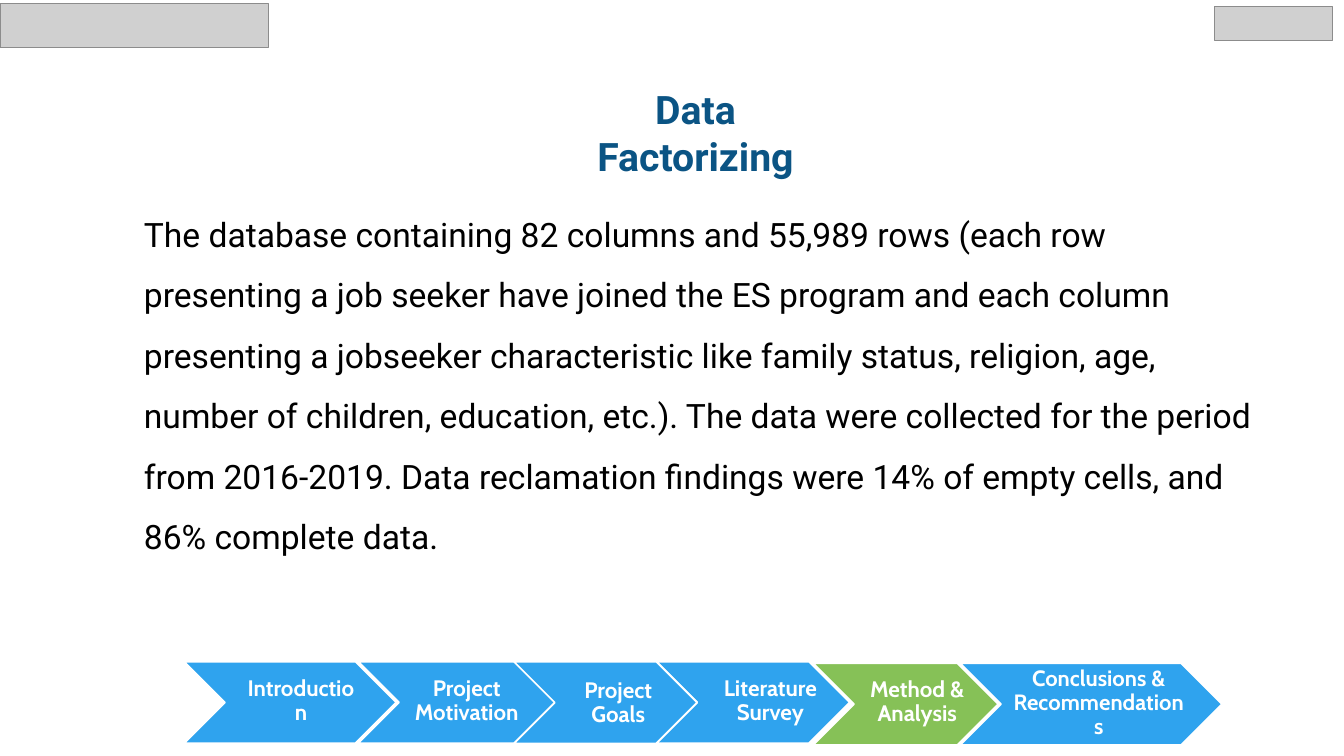
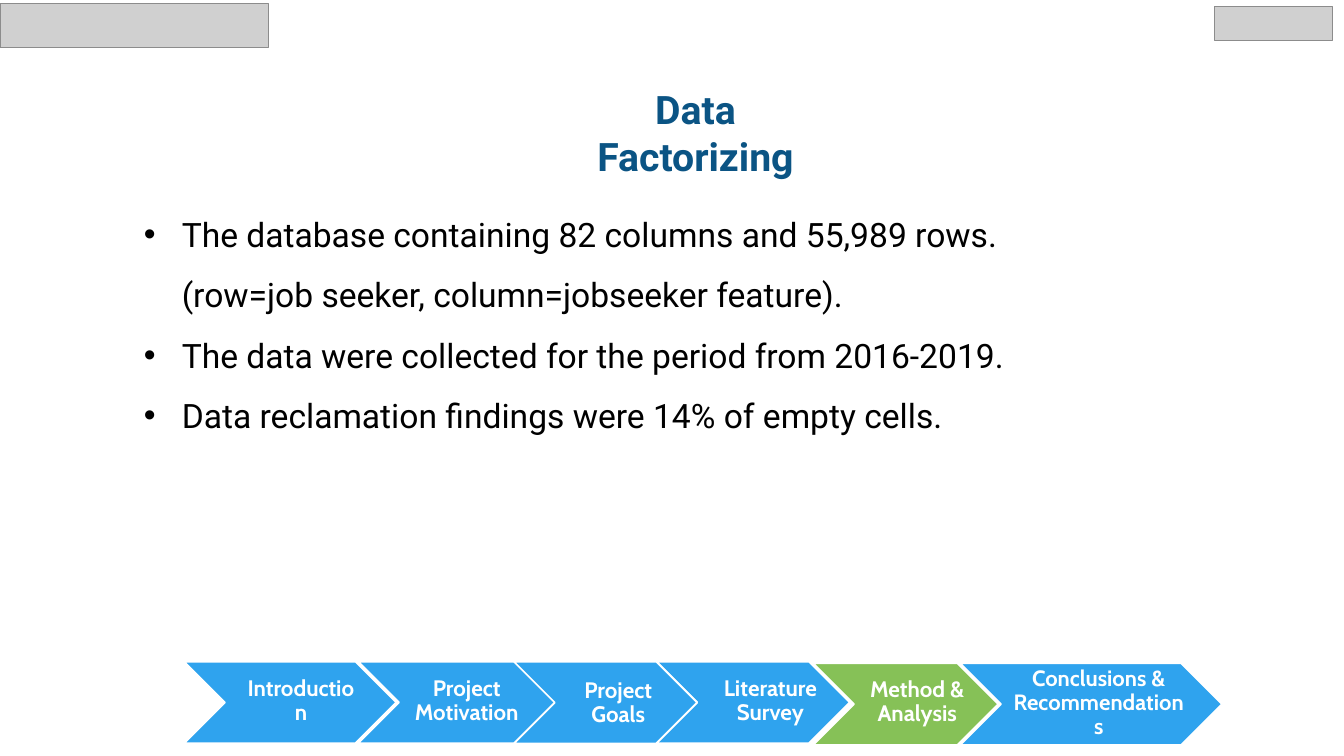
Before and after one commit to chen890/Final-Research-Project---IES, a slide deck: slide 15 of English Final Project.pptx. Drawn at 1344x756 pixels with LibreOffice and Linux fonts; fonts in the diff are those of the drawing; grey boxes stand for pictures; background and template pictures are left out. Boxes give left, top, right and bottom in pixels: in the first picture for what was removed or moved away, otherwise in the second. Text is boxed around its words. In the diff, an @@ line names an element or a change of style, - is before the commit and + after.

```diff
--- a/English Final Project.pptx
+++ b/English Final Project.pptx
@@ text at [182,221,1003,435]: text changed @@
-The database containing 82 columns and 55,989 rows (each row presenting a job seeker have joined the ES program and each column presenting a jobseeker characteristic like family status, religion, age, number of children, education, etc.). The data were collected for the period from 2016-2019. Data reclamation findings were 14% of empty cells, and 86% complete data.
+• The database containing 82 columns and 55,989 rows.
+  (row=job seeker, column=jobseeker feature).
+• The data were collected for the period from 2016-2019.
+• Data reclamation findings were 14% of empty cells.
```
Also in this commit, not shown: 20 other slides changed, 4 other files.
